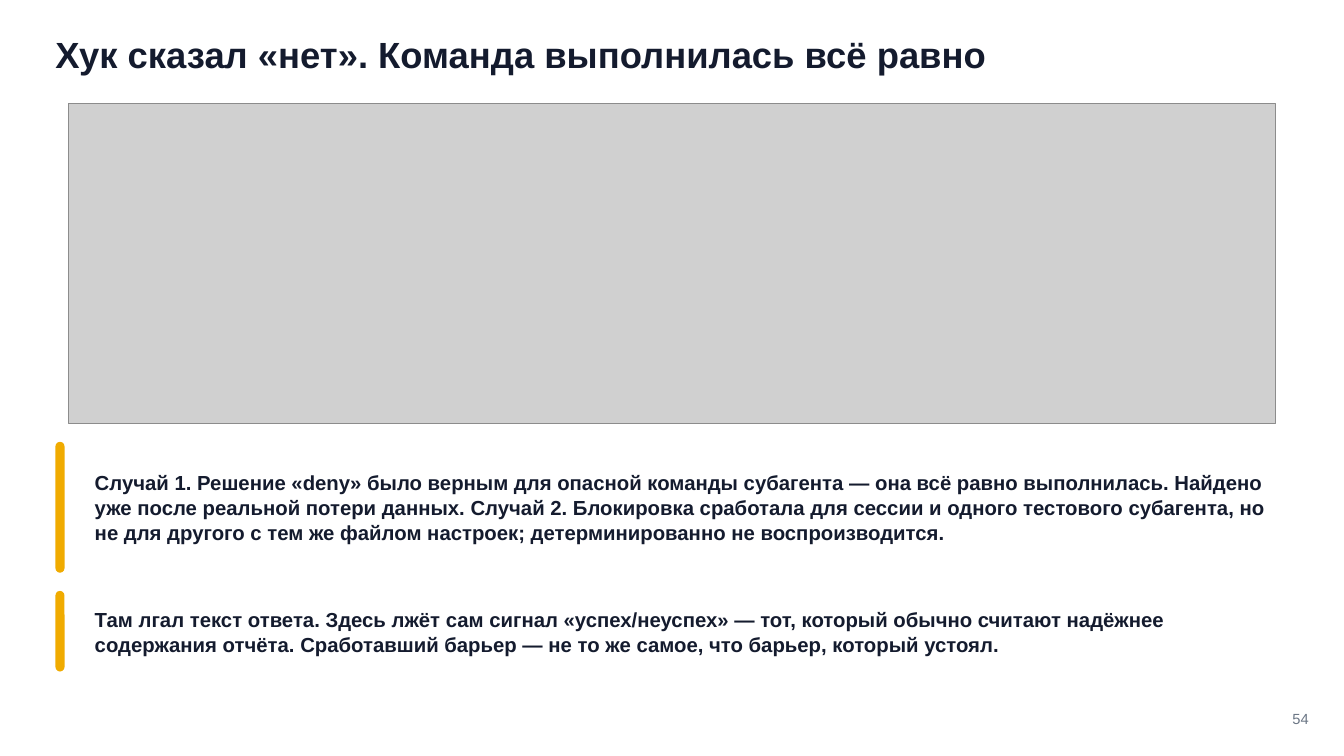
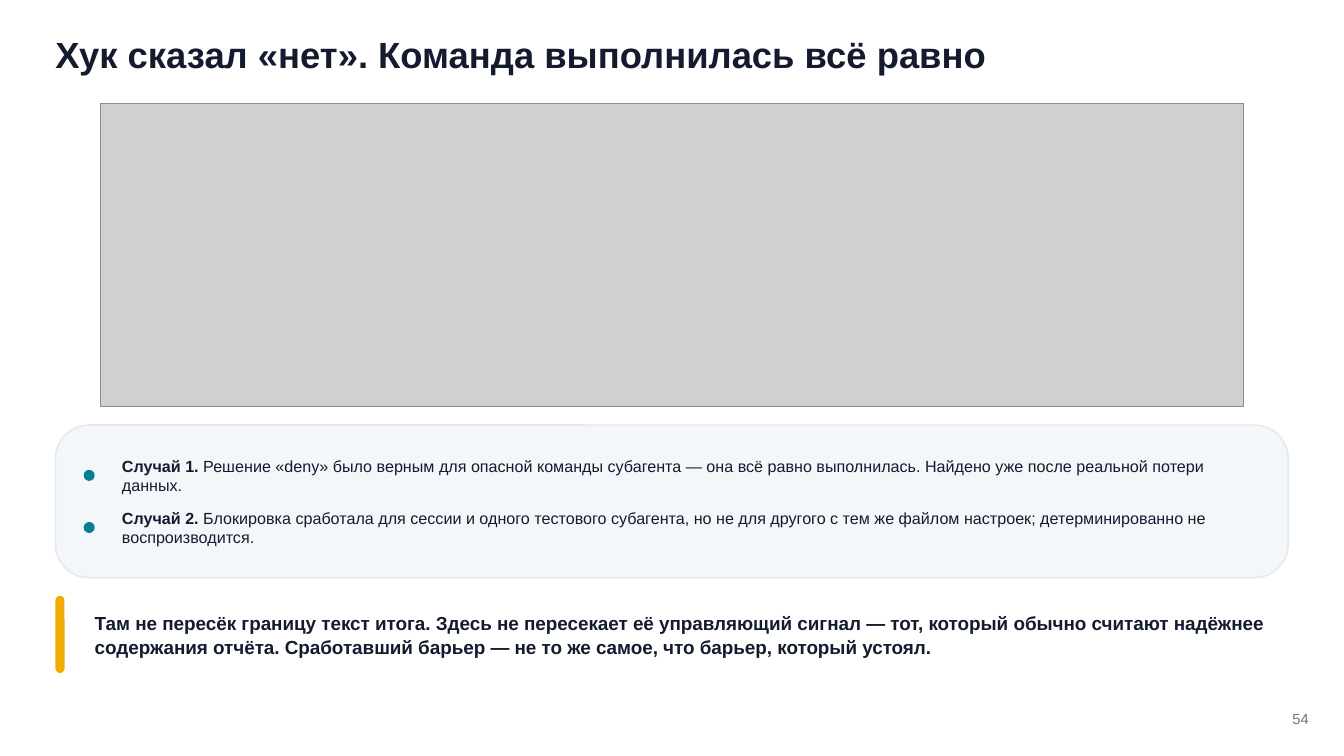
Before and after one commit to tellina-study/AI-usage-lessons, a slide deck: slide 54 of library/seminars/sem-06/rendered/sem-06.pptx. Drawn at 1344x756 pixels with LibreOffice and Linux fonts; fonts in the diff are those of the drawing; grey boxes stand for pictures. Boxes give left, top, right and bottom in pixels: in the first picture for what was removed or moved away, otherwise in the second. Text is boxed around its words. In the diff, an @@ line names an element or a change of style, - is before the commit and + after.

```diff
--- a/library/seminars/sem-06/rendered/sem-06.pptx
+++ b/library/seminars/sem-06/rendered/sem-06.pptx
@@ picture: place and size @@
-picture at [69,104,1275,423]
+picture at [100,104,1243,407]
@@ rounded rectangle removed at [55,442,65,573] @@
@@ rounded rectangle added at [55,425,1289,578], fill #F4F7FA, outline #E5EAF0 1.2 pt @@
@@ rounded rectangle added at [84,470,95,481], fill #028090 @@
@@ text added at [122,460,1203,495], 11.5 pt, text #141B2E @@
+Случай 1. Решение «deny» было верным для опасной команды субагента — она всё равно выполнилась. Найдено уже после реальной потери данных.
@@ rounded rectangle added at [84,522,95,533], fill #028090 @@
@@ text at [122,512,1206,547]: text changed; size 14.5 to 11.5 pt; bold off @@
-Случай 1. Решение «deny» было верным для опасной команды субагента — она всё равно выполнилась. Найдено уже после реальной потери данных. Случай 2. Блокировка сработала для сессии и одного тестового субагента, но не для другого с тем же файлом настроек; детерминированно не воспроизводится.
+Случай 2. Блокировка сработала для сессии и одного тестового субагента, но не для другого с тем же файлом настроек; детерминированно не воспроизводится.
@@ rounded rectangle: place and size @@
-rounded rectangle at [55,591,65,671]
+rounded rectangle at [55,596,65,673]
@@ text at [95,616,1264,658]: text changed; size 14.5 to 13.5 pt @@
-Там лгал текст ответа. Здесь лжёт сам сигнал «успех/неуспех» — тот, который обычно считают надёжнее содержания отчёта. Сработавший барьер — не то же самое, что барьер, который устоял.
+Там не пересёк границу текст итога. Здесь не пересекает её управляющий сигнал — тот, который обычно считают надёжнее содержания отчёта. Сработавший барьер — не то же самое, что барьер, который устоял.
```
Also in this commit, not shown: 39 other slides changed, 10 slides added, 10 slides removed, 48 other files.
